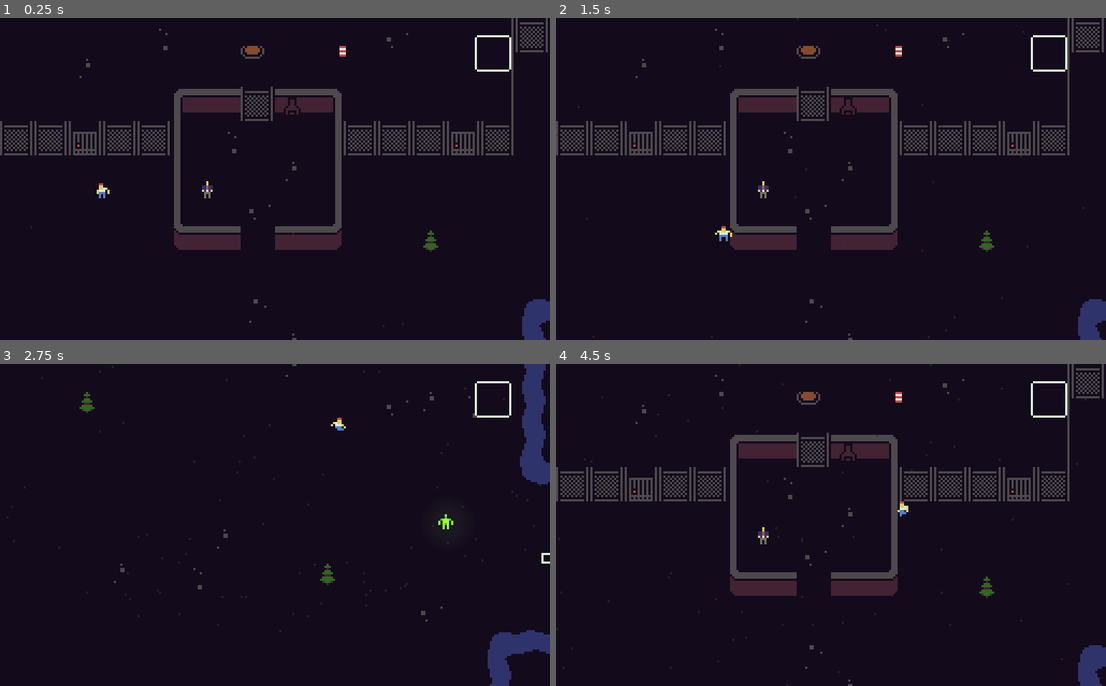
Above: before the commit, frames 1-4 (two rows, left to right).
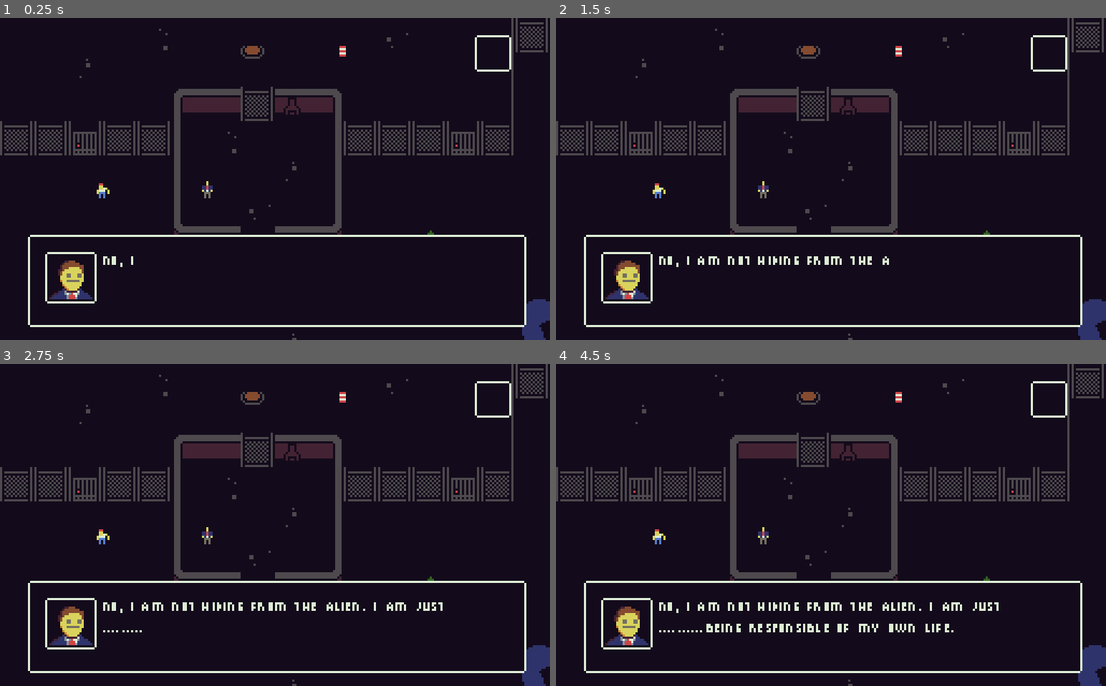
Above: after the commit, the same moments.

Repository: ElkkuTheBaws/ldjam46
Game: Godot game, scene res://Levels/Level2.tscn
Two runs of this game, one before a commit and one after it. Both use one fixed random seed, a clock stepped at 60 frames per second and the inputs below. This scene is started directly instead of the project's main scene.
Inputs:
- Up to frame 1 (0.25 s): no input
- Up to frame 2 (1.5 s): tap Enter (ui_accept) at 0.5, 0.77 s; hold Right (ui_right) 0.53-1.28 s; hold Down (ui_down) from 1.28 s (still down)
- Up to frame 3 (2.75 s): tap Enter (ui_accept) at 1.52 s; release Down (ui_down) at 2.03 s; hold Right (ui_right) from 2.03 s (still down)
- Up to frame 4 (4.5 s): release Right (ui_right) at 2.78 s; hold Up (ui_up) 2.78-3.53 s; tap Enter (ui_accept) at 3.02, 3.77 s; hold Left (ui_left) from 3.53 s (still down)

The runs differ from the first frame. In frame 1, 3.3% of the frame differs, in the area x 5-96%, y 64-96%; in frame 2, 3.8%; in frame 3, 13%, in the area x 0-100%, y 0-100%; in frame 4, 4.6%.

Commit message:
Level 2 lore

Diff:
--- a/Levels/Level2.tscn
+++ b/Levels/Level2.tscn
@@ -11,6 +11,7 @@
 [ext_resource path="res://Particles.tscn" type="PackedScene" id=9]
 [ext_resource path="res://UI/DialogBox.tscn" type="PackedScene" id=10]
 [ext_resource path="res://Objects/Goal.tscn" type="PackedScene" id=11]
+[ext_resource path="res://Levels/Level.gd" type="Script" id=12]
 
 [sub_resource type="ParticlesMaterial" id=1]
 lifetime_randomness = 0.28
@@ -37,7 +38,9 @@
 hue_variation = 0.1
 hue_variation_random = 0.69
 
-[node name="Level1" type="YSort"]
+[node name="Level2" type="YSort"]
+script = ExtResource( 12 )
+introText = [ "No, I am not hiding from the alien. I am just ..........being responsible of my own life.", "Of course you don't understand, the alien is after me, not you. Just look at the way it stares at me.", "*at least someone is showing interest in me*" ]
 
 [node name="Navigation2D" type="Navigation2D" parent="."]
 
@@ -75,7 +78,7 @@
 [node name="President" parent="." instance=ExtResource( 7 )]
 position = Vector2( 96, 80 )
 z_index = 1
-dialog = [ "Please save me, Tax Payer!", "*niisk*" ]
+dialog = [ "Don't even think about throwing me on that button..." ]
 
 [node name="Particles2D" parent="." instance=ExtResource( 9 )]
 position = Vector2( 121.298, 72.2113 )
@@ -86,7 +89,7 @@
 z_index = 1
 
 [node name="Enemy" parent="." instance=ExtResource( 5 )]
-position = Vector2( 80, -120.5 )
+position = Vector2( 95.1462, -119.939 )
 move_speed = 50.0
 
 [node name="Enemy2" parent="." instance=ExtResource( 5 )]
@@ -94,7 +97,7 @@
 move_speed = 50.0
 
 [node name="Enemy3" parent="." instance=ExtResource( 5 )]
-position = Vector2( 208, 224 )
+position = Vector2( 201.938, 217.618 )
 move_speed = 25.0
 
 [node name="Enemy4" parent="." instance=ExtResource( 5 )]
@@ -120,6 +123,7 @@
 margin_top = 62.3031
 margin_right = -5.13644
 margin_bottom = 62.3031
+[connection signal="say" from="." to="CanvasLayer/DialogBox" method="_on_say"]
 [connection signal="carried_object_changed" from="Player" to="CanvasLayer/GUI" method="_on_Player_carried_object_changed"]
 [connection signal="screen_shake" from="Player" to="View" method="_on_Player_screen_shake"]
 [connection signal="dead" from="President" to="CanvasLayer/DialogBox" method="_on_say"]
Not shown: 1 places in Levels/Level2.tscn that only renumber resources
